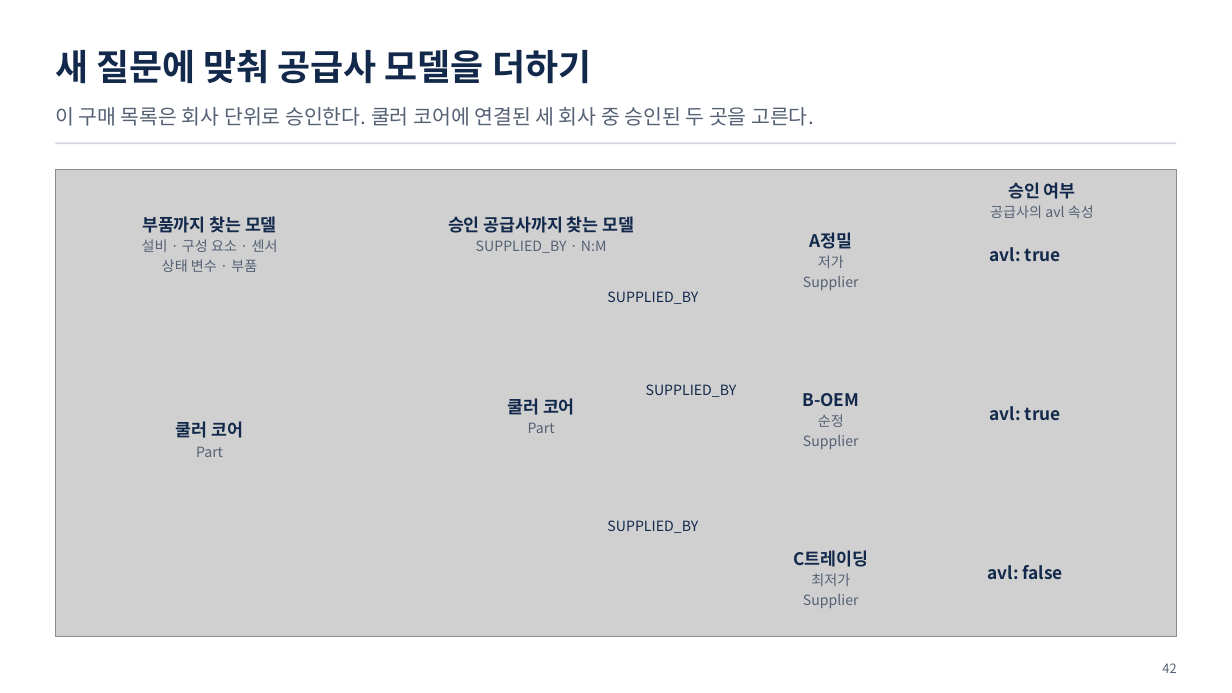
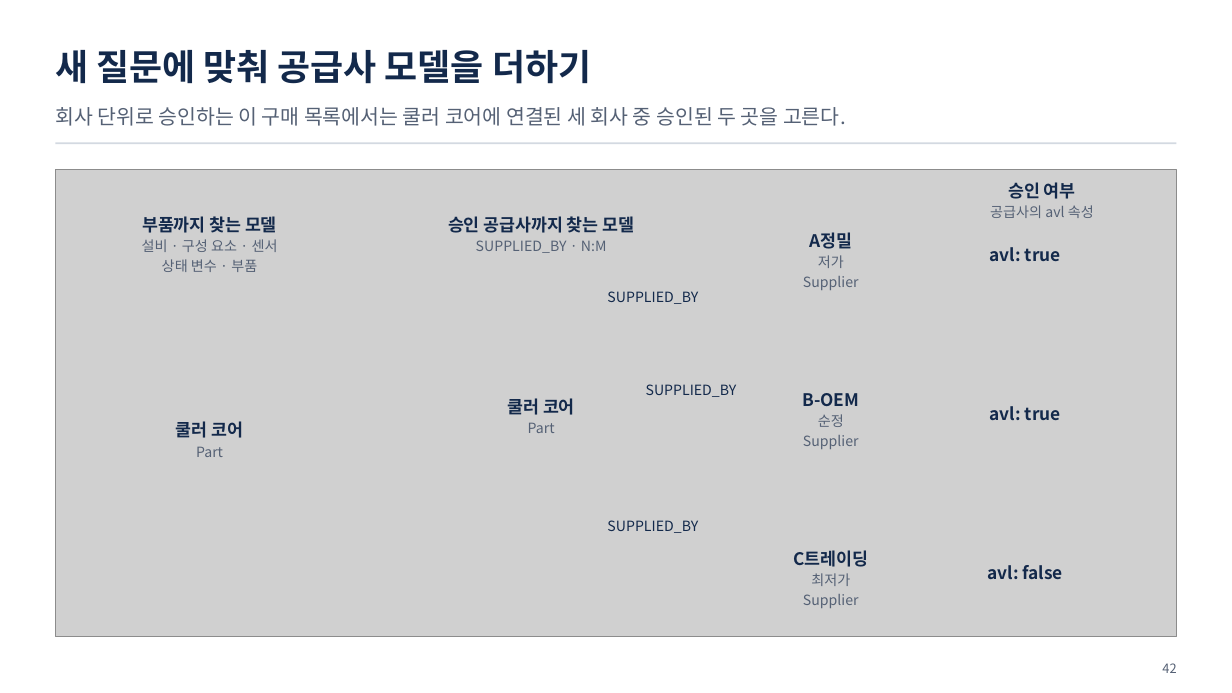
Before and after one commit to uengine-oss/hyd-iot-edu, a slide deck: slide 42 of workspace/강의제작/산출물/통합반/이론/02회차/통합반_02일차.pptx. Drawn at 1232x693 pixels with LibreOffice and Linux fonts; fonts in the diff are those of the drawing; grey boxes stand for pictures. Boxes give left, top, right and bottom in pixels: in the first picture for what was removed or moved away, otherwise in the second. Text is boxed around its words. In the diff, an @@ line names an element or a change of style, - is before the commit and + after.

```diff
--- a/workspace/강의제작/산출물/통합반/이론/02회차/통합반_02일차.pptx
+++ b/workspace/강의제작/산출물/통합반/이론/02회차/통합반_02일차.pptx
@@ text at bbox=[55, 107, 846, 126]: text changed @@
-이 구매 목록은 회사 단위로 승인한다. 쿨러 코어에 연결된 세 회사 중 승인된 두 곳을 고른다.
+회사 단위로 승인하는 이 구매 목록에서는 쿨러 코어에 연결된 세 회사 중 승인된 두 곳을 고른다.
```
Also in this commit, not shown: 6 other slides changed, 28 other files.
